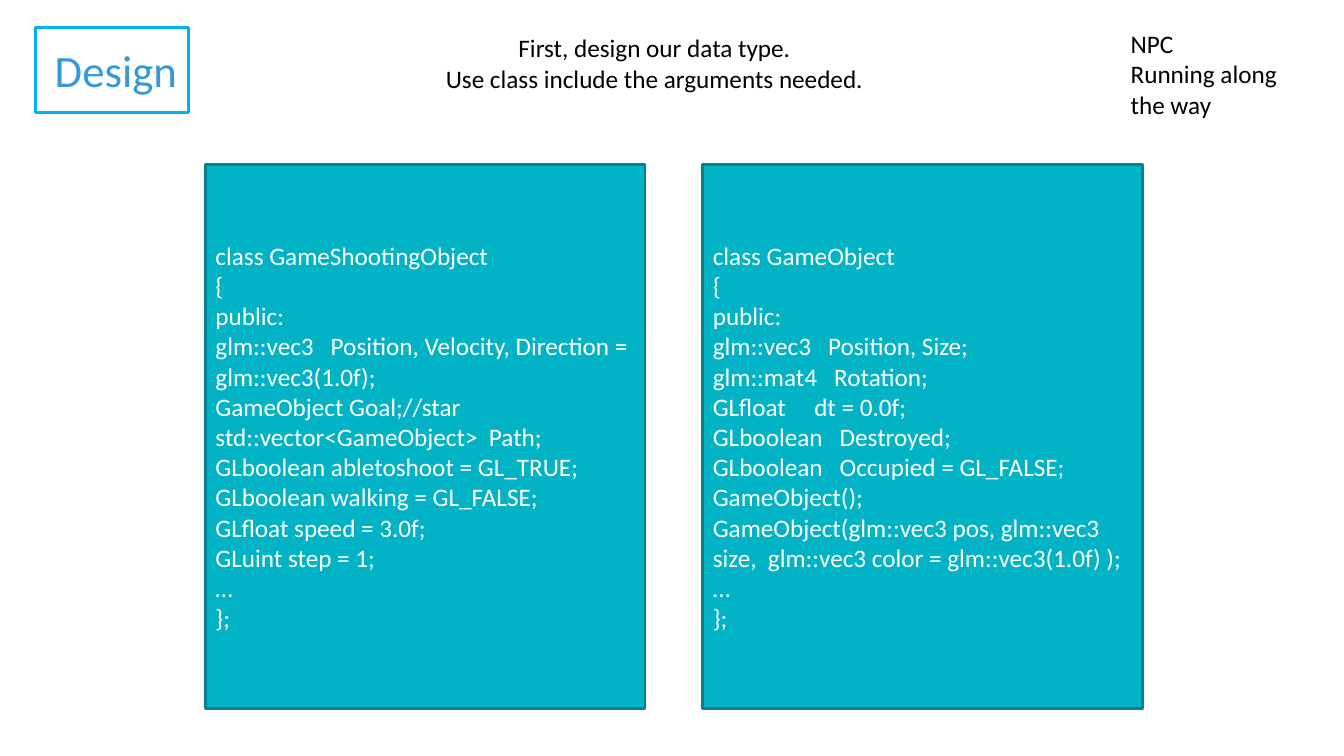
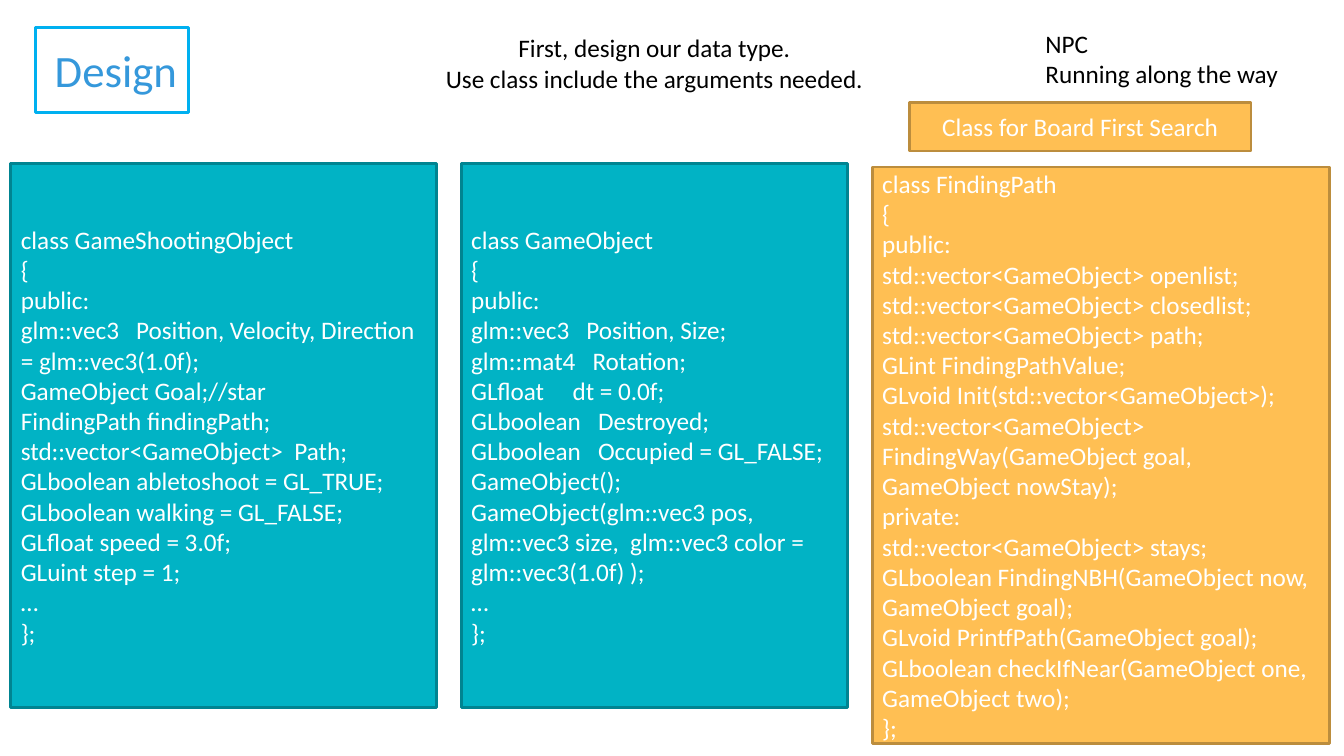
Before and after one commit to cproject2019/cproject2019-group8, a slide deck: slide 12 of Group 8 ArcherBattle.pptx. Drawn at 1344x756 pixels with LibreOffice and Linux fonts; fonts in the diff are those of the drawing; background and template pictures are left out. Boxes give left, top, right and bottom in pixels: in the first picture for what was removed or moved away, otherwise in the second. Text is boxed around its words. In the diff, an @@ line names an element or a change of style, - is before the commit and + after.

Commit message:
Update

```diff
--- a/Group 8 ArcherBattle.pptx
+++ b/Group 8 ArcherBattle.pptx
@@ text "NPC" rewrapped from [1131,36,1276,118] to [1045,36,1278,88] @@
@@ rectangle added at [909,103,1251,151], fill #FFBF53, outline #BD8D3D 2 pt, 18 pt, text #FFFFFF @@
+Class for Board First Search
@@ rectangle "class GameShootingObject": place and size @@
-rectangle "class GameShootingObject" at [206,164,645,709]
+rectangle "class GameShootingObject" at [11,163,437,708]
@@ rectangle "class GameObject": place and size @@
-rectangle "class GameObject" at [703,164,1142,709]
+rectangle "class GameObject" at [461,163,847,708]
@@ rectangle added at [872,167,1329,744], fill #FFBF53, outline #BD8D3D 2 pt, 18 pt, text #FFFFFF @@
+class FindingPath
+{
+public:
+std::vector<GameObject> openlist;
+std::vector<GameObject> closedlist;
+std::vector<GameObject> path;
+GLint FindingPathValue;
+GLvoid Init(std::vector<GameObject>);
+std::vector<GameObject> FindingWay(GameObject goal, GameObject nowStay);
+private:
+std::vector<GameObject> stays;
+GLboolean FindingNBH(GameObject now, GameObject goal);
+GLvoid PrintfPath(GameObject goal);
+GLboolean checkIfNear(GameObject one, GameObject two);
+};
@@ text in rectangle at [21,412,270,435]: paragraph added @@
+FindingPath findingPath;
```
Also in this commit, not shown: 5 other slides changed.
